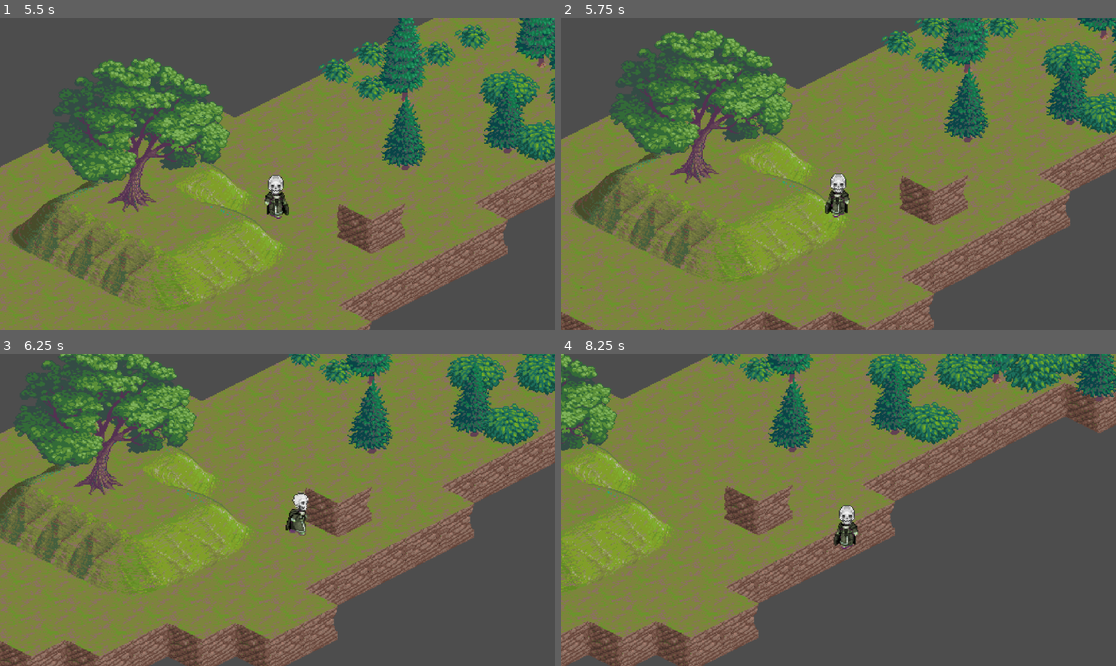
Above: before the commit, frames 1-4 (two rows, left to right).
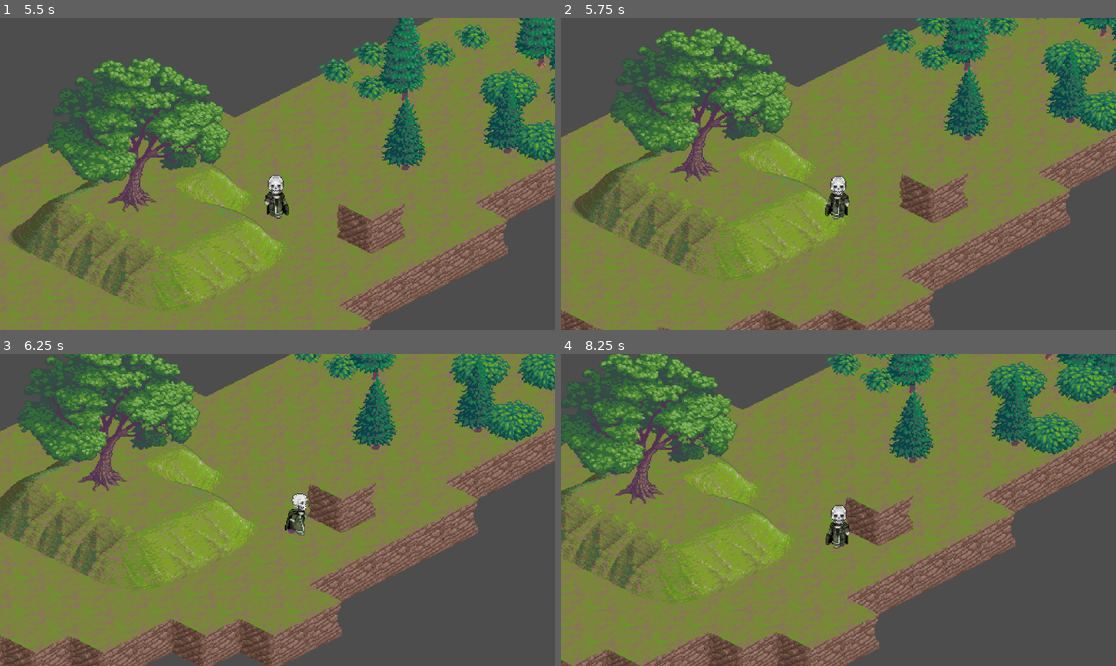
Above: after the commit, the same moments.

Repository: XMNNguyen/ECS179
Game: Godot game, scene res://Scenes/world.tscn
Same seed, same stepped clock (60 frames per second), same inputs: the game is played once before the commit and once after it.
Inputs:
- Up to frame 1 (5.5 s): tap Enter at 0.5 s; hold D (right) 0.53-1.28 s; hold S (down) 1.28-2.03 s; hold D (right) 2.03-2.78 s; hold W (up) 2.78-3.53 s; hold A (left) 3.53-5.03 s; hold S (down) from 5.03 s (still down)
- Up to frame 2 (5.75 s): keep holding S (down)
- Up to frame 3 (6.25 s): release S (down) at 5.78 s; hold D (right) from 5.78 s (still down)
- Up to frame 4 (8.25 s): release D (right) at 6.53 s; hold W (up) 6.53-7.28 s; hold D (right) 7.28-8.03 s; hold S (down) from 8.03 s (still down)

Frame 1 is identical in both runs. In frame 2, 24% of the frame differs, in the area x 0-100%, y 0-100%; in frame 3, 29%; in frame 4, 59%.

Commit message:
fixed part of the y-sort bug with slopes

Diff:
--- a/ecs179_project/Scripts/player.gd
+++ b/ecs179_project/Scripts/player.gd
@@ -67,7 +67,7 @@
 # helper function to check if player is on a slope
 func is_on_slope() -> bool:
 	# get coordianates of the tile player is standing on then get the tile data
-	var player_tile_position:Vector2i = tile_map.local_to_map($CollisionShape2D.global_position - Vector2(0, 16))
+	var player_tile_position:Vector2i = tile_map.local_to_map($Head.global_position - Vector2(0, 16))
 
 	return (tile_map.get_cell_atlas_coords(z_index, player_tile_position) in tile_map.slopes ||
 			tile_map.get_cell_atlas_coords(z_index - 1, player_tile_position) in tile_map.slopes)
